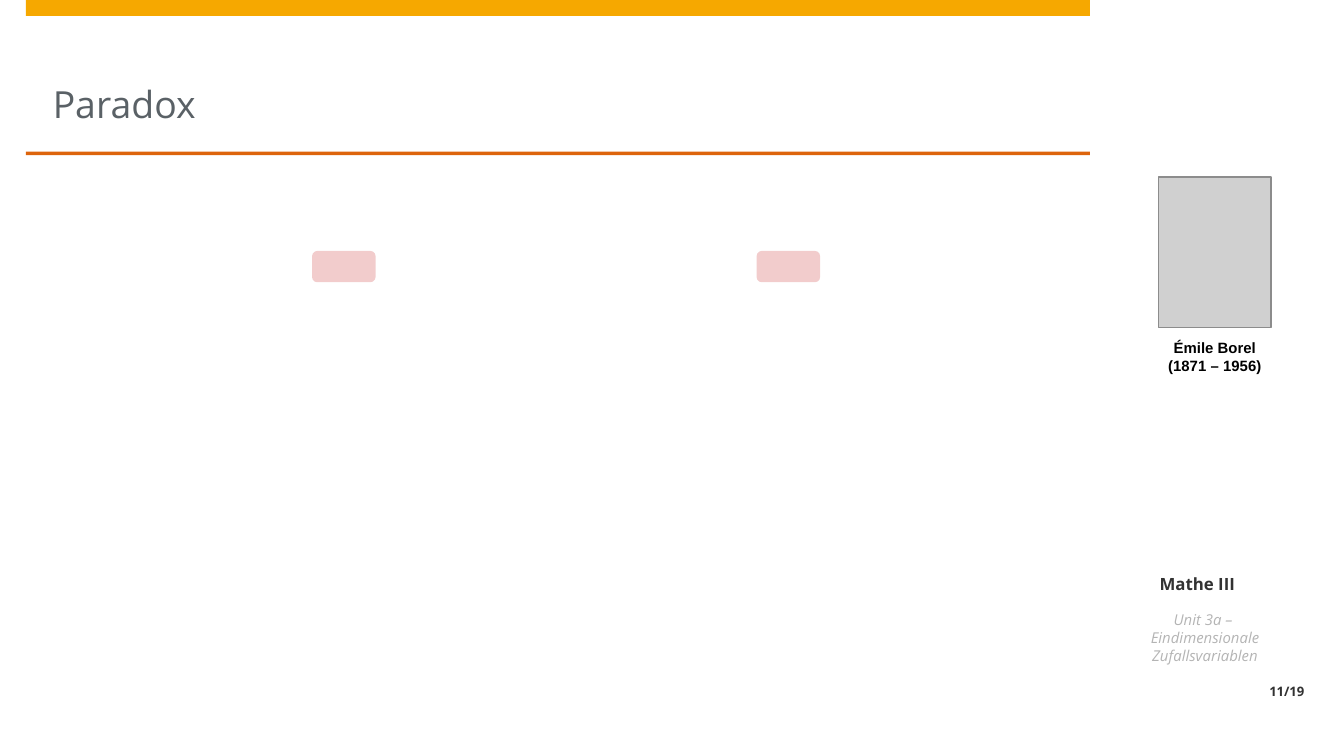
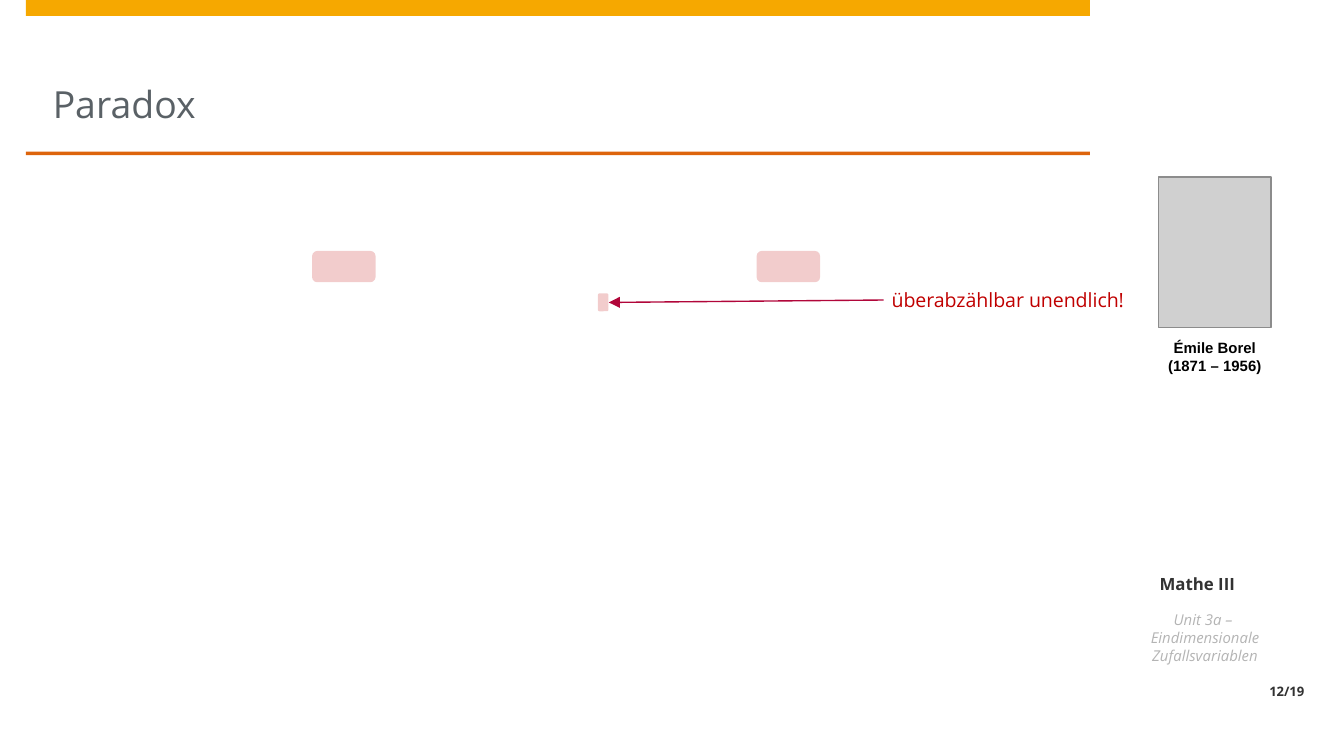
Before and after one commit to HPI-Artificial-Intelligence-Teaching/ma3-ws2324, a slide deck: slide 12 of unit3/Unit3a - Eindimensionale Zufallsvariablen.pptx (slide 11 before the commit). Drawn at 1344x756 pixels with LibreOffice and Linux fonts; fonts in the diff are those of the drawing; grey boxes stand for pictures; background and template pictures are left out. Boxes give left, top, right and bottom in pixels: in the first picture for what was removed or moved away, otherwise in the second. Text is boxed around its words. In the diff, an @@ line names an element or a change of style, - is before the commit and + after.

```diff
--- a/unit3/Unit3a - Eindimensionale Zufallsvariablen.pptx
+++ b/unit3/Unit3a - Eindimensionale Zufallsvariablen.pptx
@@ rounded rectangle added at bbox=[598, 293, 609, 310], fill #C00000 at 20% opacity @@
@@ text added at bbox=[892, 292, 1124, 308], 10.5 pt, text #C00000 @@
+überabzählbar unendlich!
@@ arrow added from (883, 300) to (609, 302), #B1063A 0.75 pt @@
@@ page number at bbox=[1269, 686, 1304, 696]: text changed @@
-11/19
+12/19
```
Also in this commit, not shown: 5 other slides changed, 1 other file.
